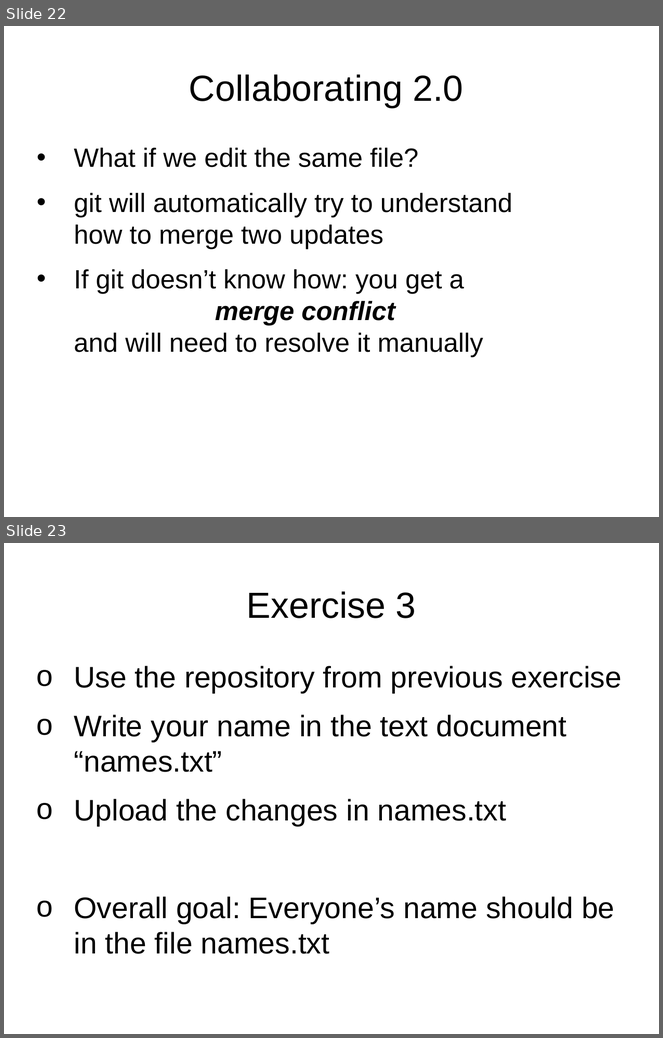
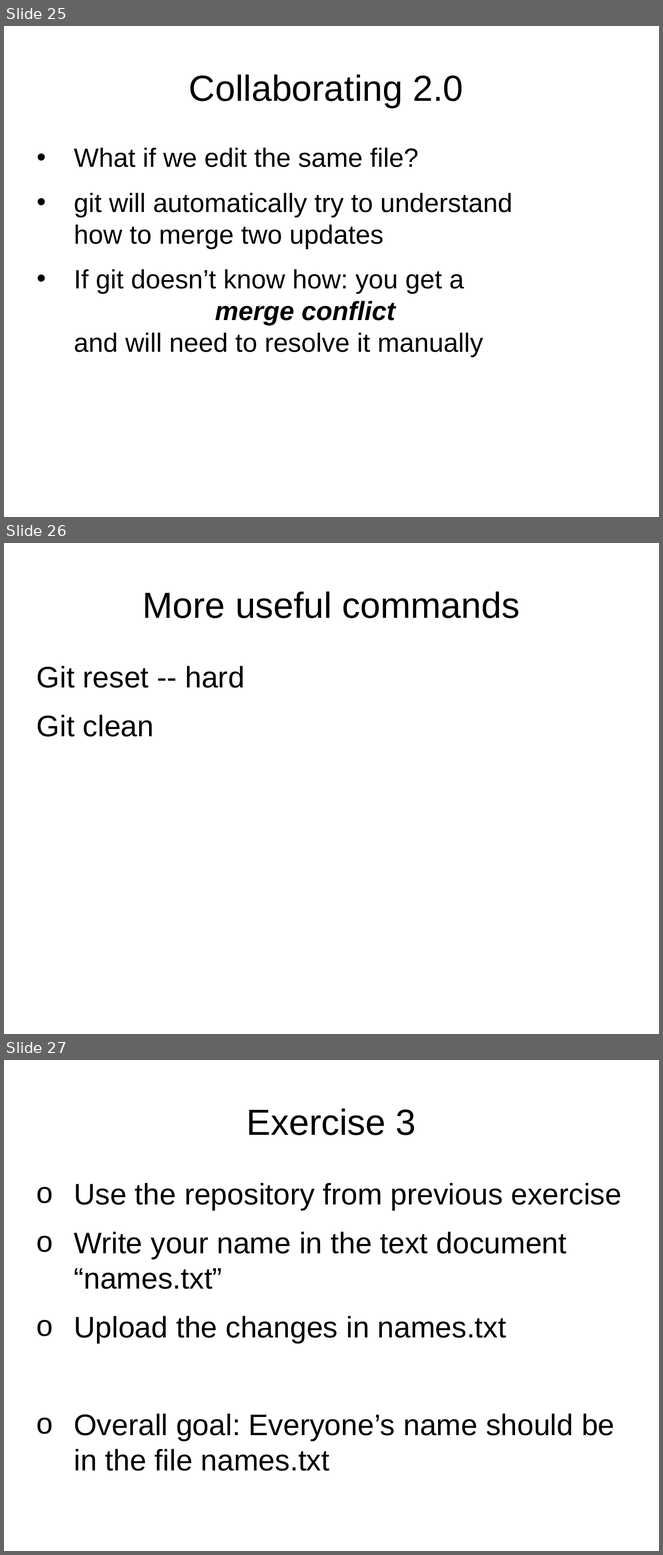
Before and after one commit to rachelplayer/isg-playground, a slide deck: git_workshop.pptx. Shown one above the other, each under a label of ours: slides 22 and 23 before the commit, slides 25, 26 and 27 after it. The pictures are 663x1038 and 663x1555 pixels, drawn with LibreOffice and Linux fonts; fonts in the diff are those of the drawing. Boxes give left, top, right and bottom in pixels: in the first picture for what was removed or moved away, otherwise in the second. Text is boxed around its words. In the diff, an @@ line names an element or a change of style, - is before the commit and + after.

```diff
--- a/git_workshop.pptx
+++ b/git_workshop.pptx
@@ slide 26 added at [4, 543, 659, 1034], background #FFFFFF @@
@@ title added at [143, 591, 520, 618], 44 pt, text #000000 @@
+More useful commands
@@ text added at [37, 666, 244, 737], 36 pt, text #000000 @@
+Git reset -- hard
+Git clean
@@ what was slide 22 is now slide 25 @@
@@ what was slide 23 is now slide 27 @@
```
Also in this commit, not shown: 2 slides changed, 4 other slides added, 2 slides removed.
